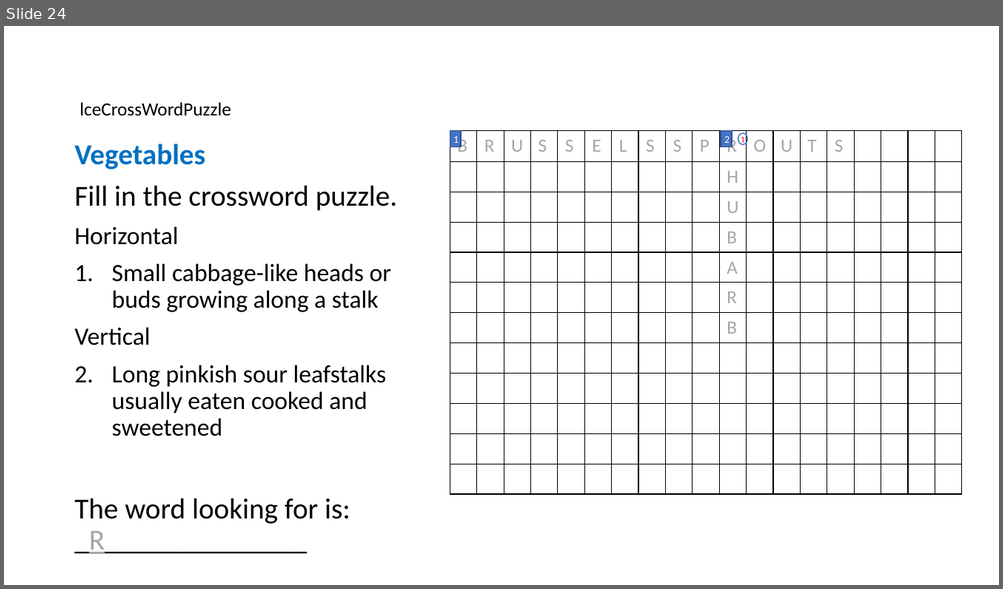
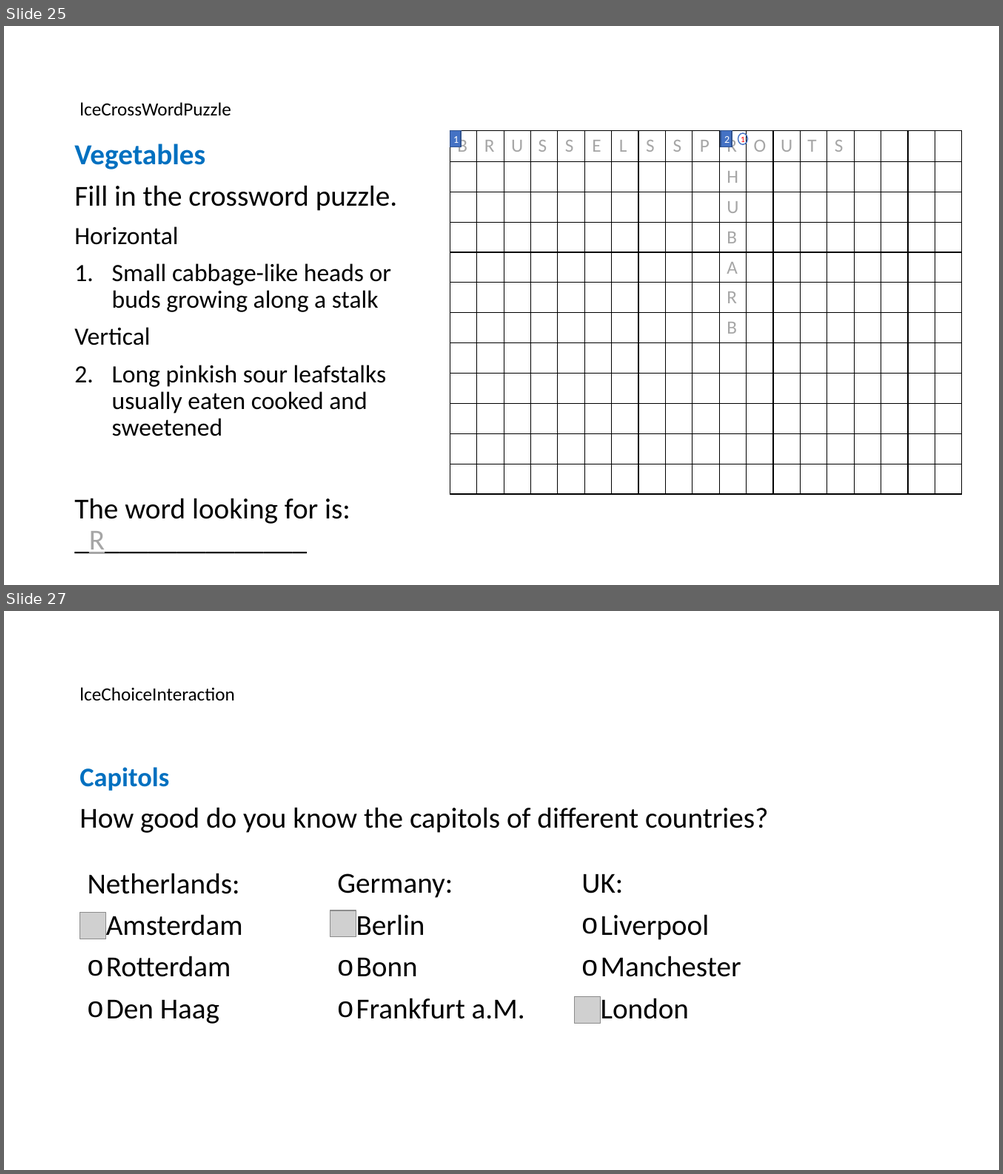
Before and after one commit to XStructuring/eu.xstructuring.dita.lce, a slide deck: documentation/Interaction_examples_visual.pptx. Shown one above the other, each under a label of ours: slide 24 before the commit, slides 25 and 27 after it; the slides between them are not shown. The pictures are 1003x589 and 1003x1174 pixels, drawn with LibreOffice and Linux fonts; fonts in the diff are those of the drawing; grey boxes stand for pictures. Boxes give left, top, right and bottom in pixels: in the first picture for what was removed or moved away, otherwise in the second. Text is boxed around its words. In the diff, an @@ line names an element or a change of style, - is before the commit and + after.

```diff
--- a/documentation/Interaction_examples_visual.pptx
+++ b/documentation/Interaction_examples_visual.pptx
@@ slide 27 added at <box>4,611,999,1170</box>, background #FFFFFF @@
@@ title added at <box>79,687,234,701</box>, 18 pt, text #000000 @@
+lceChoiceInteraction
@@ text added at <box>79,767,768,833</box>, 28 pt, text #000000 @@
+Capitols
+How good do you know the capitols of different countries?
@@ text added at <box>88,873,243,1024</box>, 28 pt, text #000000 @@
+Netherlands:
+o Amsterdam
+o Rotterdam
+o Den Haag
@@ text added at <box>337,874,525,1019</box>, 28 pt, text #000000 @@
+Germany:
+o Berlin
+o Bonn
+o Frankfurt a.M.
@@ text added at <box>581,874,741,1019</box>, 28 pt, text #000000 @@
+UK:
+o Liverpool
+o Manchester
+o London
@@ picture added at <box>80,912,106,940</box> @@
@@ picture added at <box>330,911,356,938</box> @@
@@ picture added at <box>574,997,600,1024</box> @@
@@ what was slide 24 is now slide 25 @@
```
Also in this commit, not shown: 3 slides changed, 11 other slides added, 6 other files.
